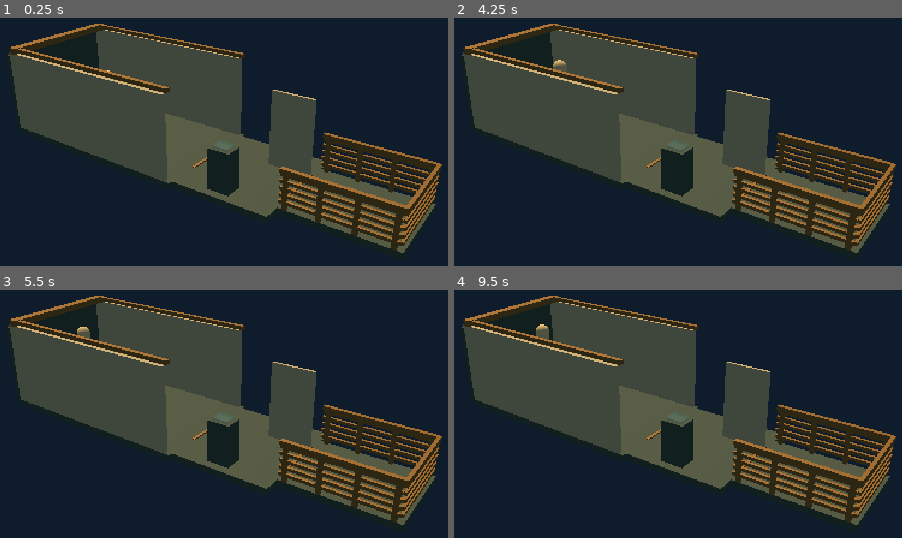
Above: before the commit, frames 1-4 (two rows, left to right).
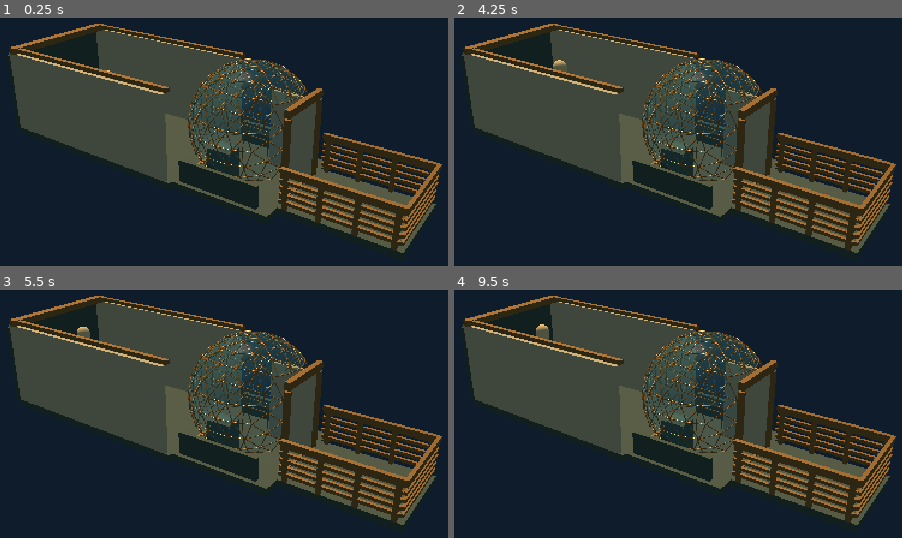
Above: after the commit, the same moments.

Repository: ndrorchestration/ToSailaStarrySky-jrpg
Game: Godot game, scene res://scenes/aureate_wake_metric_bridge_study.tscn
Two runs of this game, one before a commit and one after it. Both use one fixed random seed, a clock stepped at 60 frames per second and the inputs below. This scene is started directly instead of the project's main scene.
Inputs:
- Up to frame 1 (0.25 s): no input
- Up to frame 2 (4.25 s): tap Enter at 0.5, 2, 3.5 s; hold Right (ui_right) 0.53-1.28 s; tap E at 0.6 s; tap Space at 1.25, 2.75 s; hold Down (ui_down) 1.28-2.03 s; tap R at 1.35 s; hold Right (ui_right) 2.03-2.78 s; tap V at 2.1 s; hold Up (ui_up) 2.78-3.53 s; tap C at 2.85 s; hold Left (ui_left) from 3.53 s (still down); tap T at 3.6 s
- Up to frame 3 (5.5 s): tap Space at 4.25 s; tap Y at 4.35 s; release Left (ui_left) at 5.03 s; hold Down (ui_down) from 5.03 s (still down); tap G at 5.1 s
- Up to frame 4 (9.5 s): release Down (ui_down) at 5.78 s; hold Right (ui_right) 5.78-6.53 s; tap one key every 0.75 s from 5.85 s: B 1 2 3 4; hold Up (ui_up) 6.53-7.28 s; hold Right (ui_right) 7.28-8.03 s; hold Down (ui_down) 8.03-8.78 s; hold Left (ui_left) from 8.78 s (still down)

The runs differ from the first frame. In frame 1, 6.5% of the frame differs, in the area x 39-73%, y 16-78%; in frame 2, 6.5%; in frame 3, 6.5%; in frame 4, 6.5%.
Error before the commit: Trying to assign an array of type "Array" to a variable of type "Array[Vector3]". (res://scripts/aureate_wake_icosphere_metric_topology.gd:89)

Commit message:
fix(godot): preserve typed Vector3 arrays across empty icosphere clipping planes

Diff:
--- a/godot/scripts/aureate_wake_icosphere_metric_topology.gd
+++ b/godot/scripts/aureate_wake_icosphere_metric_topology.gd
@@ -73,7 +73,11 @@
         if inside_a != inside_b:
             var t: float = da / (da - db)
             output.append(a.lerp(b, t))
-    return output if output.size() >= 3 else []
+    # Preserve Array[Vector3] even for a fully clipped face. The untyped
+    # [] literal caused a native GDScript runtime assignment error.
+    if output.size() < 3:
+        output.clear()
+    return output
 
 static func _partition_aperture(polygon: Array[Vector3],
         front_limit_z: float, half_width: float,
